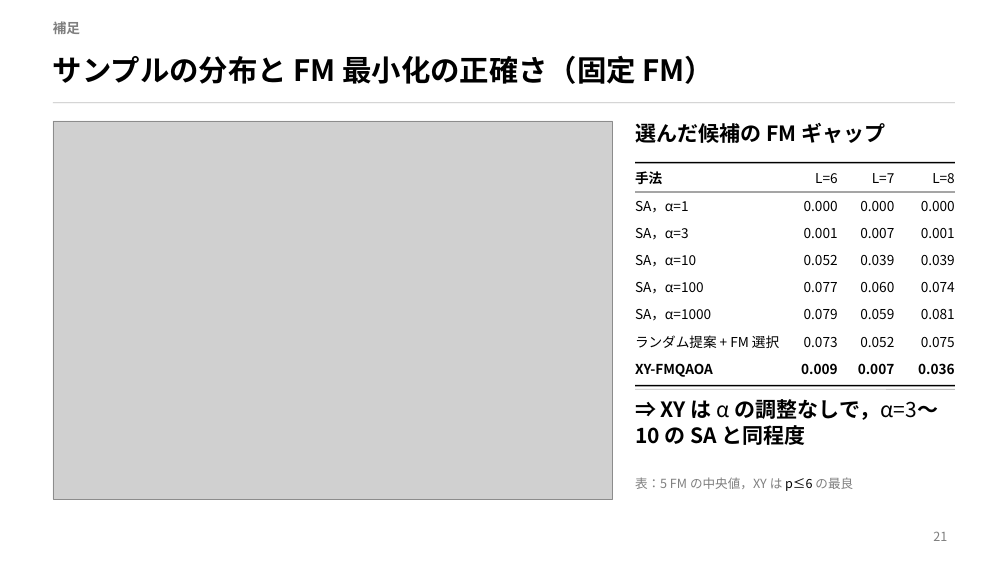
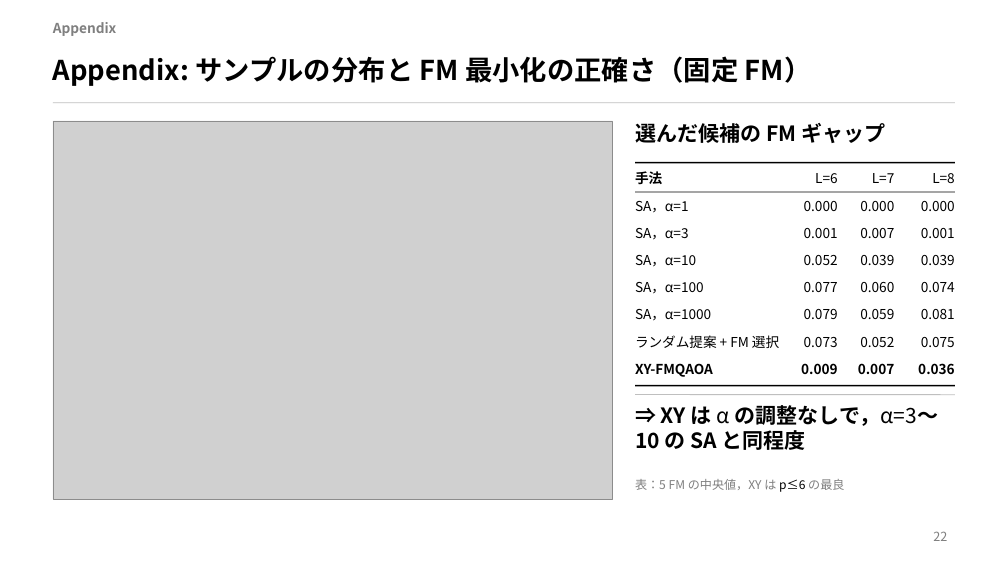
Before and after one commit to taiga-hayashi/QAOA_BBO_Public, a slide deck: slide 22 of docs/slide/slide_ja.pptx (slide 21 before the commit). Drawn at 1008x567 pixels with LibreOffice and Linux fonts; fonts in the diff are those of the drawing; grey boxes stand for pictures. Boxes give left, top, right and bottom in pixels: in the first picture for what was removed or moved away, otherwise in the second. Text is boxed around its words. In the diff, an @@ line names an element or a change of style, - is before the commit and + after.

```diff
--- a/docs/slide/slide_ja.pptx
+++ b/docs/slide/slide_ja.pptx
@@ text at (53,22,116,36): text changed @@
-補足
+Appendix
@@ title at (53,56,812,86): text changed; size 28 to 26 pt @@
-サンプルの分布と FM 最小化の正確さ（固定 FM）
+Appendix: サンプルの分布と FM 最小化の正確さ（固定 FM）
@@ text "⇒ XY は α の調整なしで，α=3〜10 ...": place and size @@
-text "⇒ XY は α の調整なしで，α=3〜10 ..." at (635,399,938,445)
+text "⇒ XY は α の調整なしで，α=3〜10 ..." at (635,405,938,450)
@@ line moved from (635, 389) - (955, 389) to (635, 395) - (955, 395) @@
@@ text "表：5 FM の中央値，XY は p≤6 ..." at (635,479,844,492): size 12 to 11.5 pt @@
@@ page number at (933,531,947,541): text changed @@
-21
+22
```
Also in this commit, not shown: 21 other slides changed, 4 slides added, 1 slide removed.
